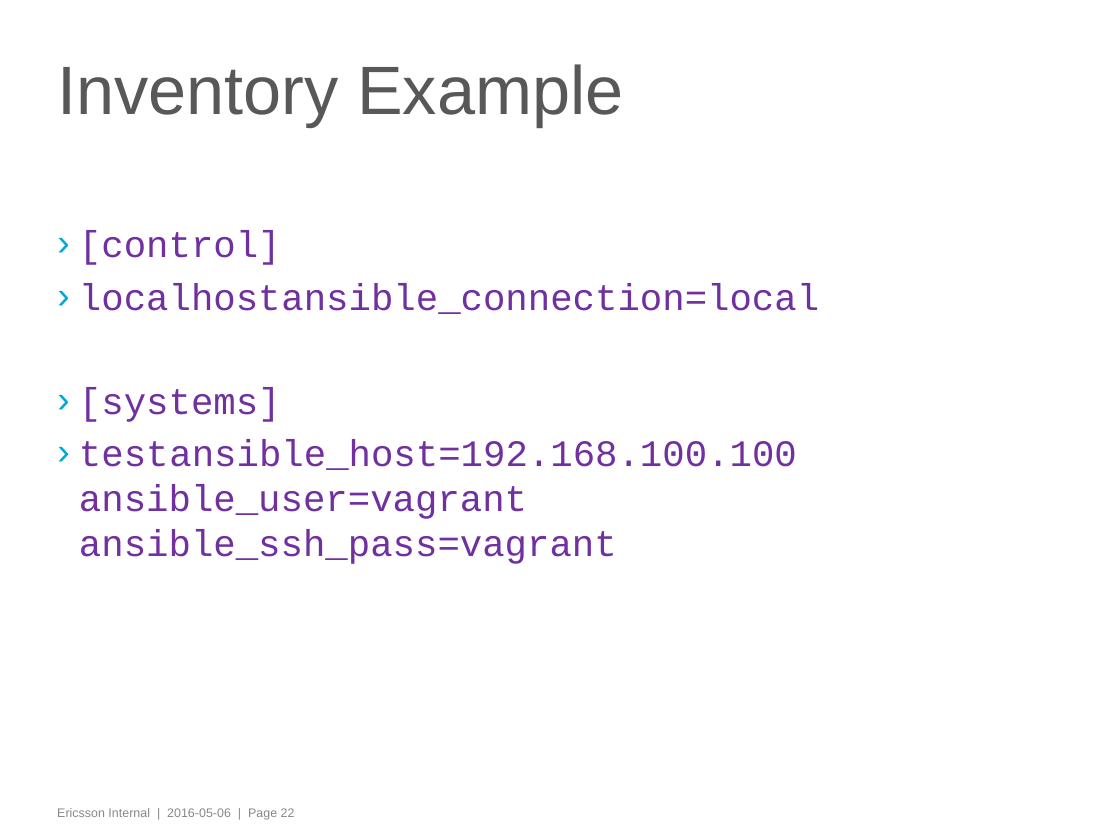
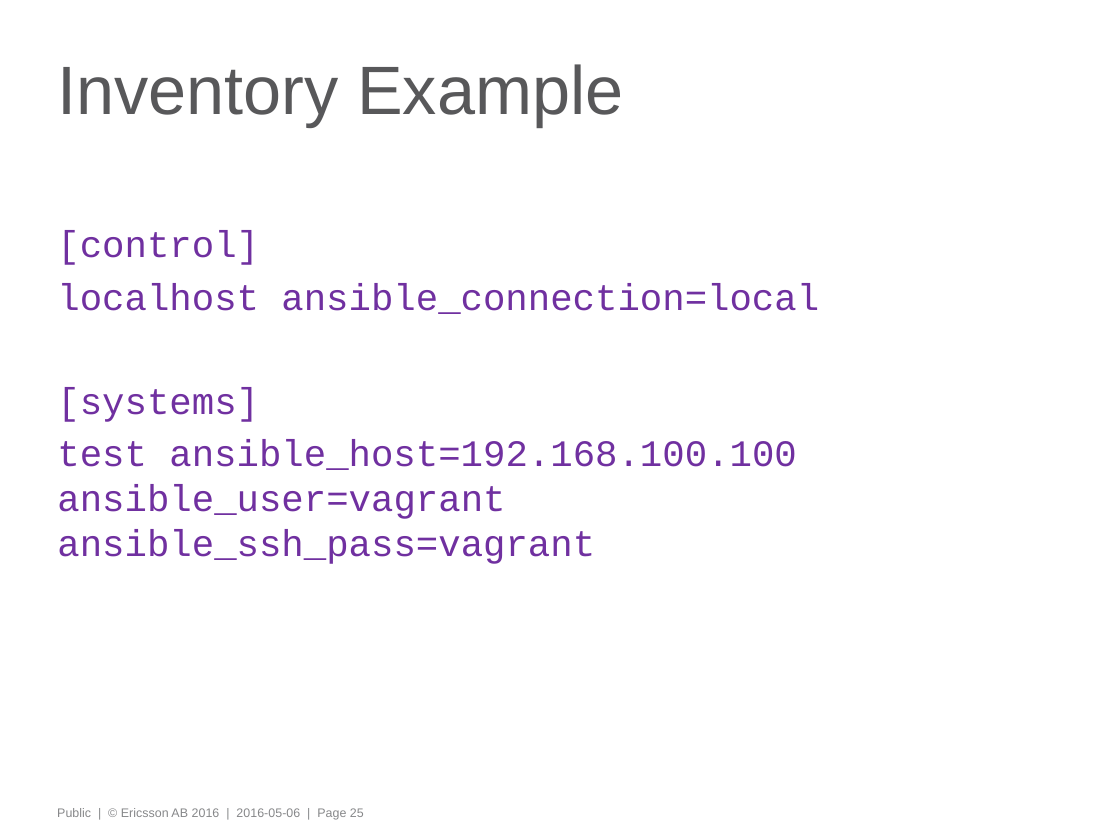
Before and after one commit to iamroddo/learnathon, a slide deck: slide 25 of Vagrant-Ansible-Git_Learnathon.pptx (slide 22 before the commit). Drawn at 1120x840 pixels with LibreOffice and Linux fonts; fonts in the diff are those of the drawing; background and template pictures are left out. Boxes give left, top, right and bottom in pixels: in the first picture for what was removed or moved away, otherwise in the second. Text is boxed around its words. In the diff, an @@ line names an element or a change of style, - is before the commit and + after.

```diff
--- a/Vagrant-Ansible-Git_Learnathon.pptx
+++ b/Vagrant-Ansible-Git_Learnathon.pptx
@@ text "[control]" at (57,231,819,564): bullet › to none @@
@@ text at (57,808,364,820): text changed @@
-Ericsson Internal | 2016-05-06 | Page 22
+Public | © Ericsson AB 2016 | 2016-05-06 | Page 25
```
Also in this commit, not shown: 27 other slides changed, 5 slides added, 1 slide removed, 6 other files.
